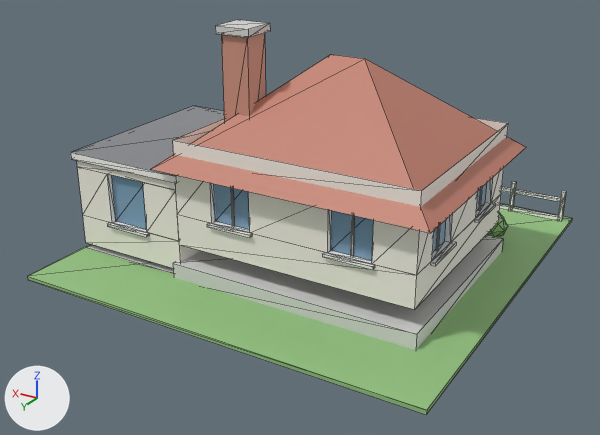
Renders of the glTF model assets/kit/buildings/r_1_1_d.glb from each side of a commit.
Both versions are drawn from a camera (50 mm lens) standing at (-11.21, 19.87, 10.8) and looking at (0.07, 1.08, 1.4). Every picture has the same lights, and +X, +Y and +Z are marked at lower left. The picture after the commit comes second. Mesh edges are drawn as thin lines. Vertices at exactly the same position are counted once.

Before the edit, the objects in view are built like this:
```python
me_r_1_1_d = bpy.data.meshes.new('r_1_1_d')
me_r_1_1_d.from_pydata(...)  # 524 vertices, 742 faces; spans x -6.0..6.02, y -6.0..6.0, z 0.0..6.95
me_r_1_1_d.materials.append(mat_wall)  # white #f6f1e7
me_r_1_1_d.materials.append(mat_brick)  # brown #ce9581
me_r_1_1_d.materials.append(mat_concrete)  # light grey #dadad7
me_r_1_1_d.materials.append(mat_trim)  # white #f9f8f3
me_r_1_1_d.materials.append(mat_roof)  # grey #898b90
me_r_1_1_d.materials.append(mat_rooftile)  # brown #c4816f
me_r_1_1_d.materials.append(mat_glass)  # blue #7ca0bc
me_r_1_1_d.materials.append(mat_door)  # beige #a08169
me_r_1_1_d.materials.append(mat_metal)  # light grey #cbd0d4
me_r_1_1_d.materials.append(mat_grass)  # green #95c481
me_r_1_1_d.materials.append(mat_paving)  # light grey #dddad4
me_r_1_1_d.materials.append(mat_asphalt)  # grey #76767c
me_r_1_1_d.materials.append(mat_leaves)  # green #95c47c
ob_r_1_1_d = bpy.data.objects.new('r_1_1_d', me_r_1_1_d)
ob_r_1_1_d.location = (0.0, 0.0, 0.0)
```
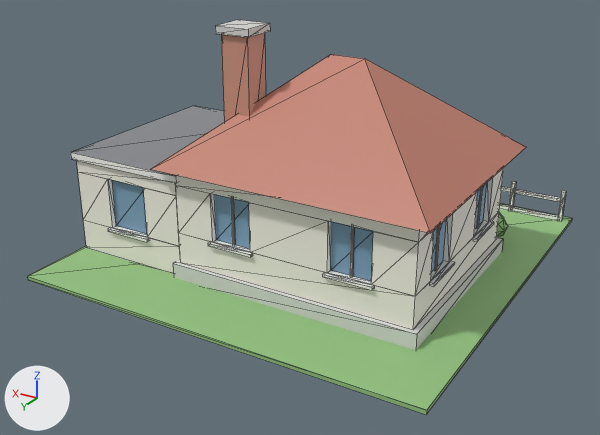
Edits to the scene script, one JSON object a line:
```json
{"block": "me_r_1_1_d", "where": "# used by ob_r_1_1_d; location = (0.0, 0.0, 0.0)"}
{"op": "remove", "block": "me_r_1_1_d", "code": "me_r_1_1_d.from_pydata(...)  # 524 vertices, 742 faces; spans x -6.0..6.02, y -6.0..6.0, z 0.0..6.95"}
{"op": "add", "block": "me_r_1_1_d", "code": "me_r_1_1_d.from_pydata(...)  # 520 vertices, 742 faces; spans x -6.0..6.02, y -6.0..6.0, z 0.0..6.95"}
{"block": "me_r_1_1_d", "change": "me_r_1_1_d part 1: the loose piece of 76 vertices spanning x -4.7..2.3, y -2.2..3.8, z 1.1..4.1 is moved by (0.0, 0.0, -0.55)"}
{"block": "me_r_1_1_d", "change": "me_r_1_1_d part 2: the loose piece of 8 vertices spanning x 0.52..0.58, y 3.66..3.7, z 2.0..3.4 is moved by (0.0, 0.0, -0.55)"}
{"block": "me_r_1_1_d", "change": "me_r_1_1_d part 3: the loose piece of 8 vertices spanning x -0.13..1.23, y 3.8..3.92, z 1.92..2.0 is moved by (0.0, 0.0, -0.55)"}
{"block": "me_r_1_1_d", "change": "me_r_1_1_d part 4: the loose piece of 8 vertices spanning x -2.98..-2.92, y 3.66..3.7, z 2.0..3.4 is moved by (0.0, 0.0, -0.55)"}
{"block": "me_r_1_1_d", "change": "me_r_1_1_d part 5: the loose piece of 8 vertices spanning x -3.63..-2.27, y 3.8..3.92, z 1.92..2.0 is moved by (0.0, 0.0, -0.55)"}
{"block": "me_r_1_1_d", "change": "me_r_1_1_d part 6: the loose piece of 8 vertices spanning x -4.6..-4.56, y 2.27..2.33, z 2.0..3.4 is moved by (0.0, 0.0, -0.55)"}
{"block": "me_r_1_1_d", "change": "me_r_1_1_d part 7: the loose piece of 8 vertices spanning x -4.82..-4.7, y 1.62..2.98, z 1.92..2.0 is moved by (0.0, 0.0, -0.55)"}
{"block": "me_r_1_1_d", "change": "me_r_1_1_d part 8: the loose piece of 8 vertices spanning x -4.6..-4.56, y -0.73..-0.67, z 2.0..3.4 is moved by (0.0, 0.0, -0.55)"}
{"block": "me_r_1_1_d", "change": "me_r_1_1_d part 9: the loose piece of 8 vertices spanning x -4.82..-4.7, y -1.38..-0.02, z 1.92..2.0 is moved by (0.0, 0.0, -0.55)"}
{"block": "me_r_1_1_d", "change": "me_r_1_1_d part 10: the loose piece of 8 vertices spanning x 3.37..4.83, y 3.8..3.92, z 1.12..1.2 is moved by (0.0, 0.0, -0.15)"}
{"block": "me_r_1_1_d", "change": "me_r_1_1_d part 11: 40 vertices removed from x 2.3..5.9, y -1.7..3.8, z 0.3..3.1; 36 vertices added at x 2.3..5.9, y -1.7..3.8, z 1.05..2.95"}
{"block": "me_r_1_1_d", "change": "other edits to the shape of me_r_1_1_d do not show in these pictures"}
```

Where the change shows, as pixel boxes (x1, y1, x2, y2) in the pictures (600 x 435 px; the box of a moved part takes in the faces that stretch with it):
```json
{"part": 1, "of": "me_r_1_1_d", "change": "moved or reshaped", "before": [173, 118, 508, 310], "after": [176, 168, 504, 330]}
{"part": 2, "of": "me_r_1_1_d", "change": "moved or reshaped", "before": [230, 188, 234, 227], "after": [231, 198, 235, 246]}
{"part": 3, "of": "me_r_1_1_d", "change": "moved or reshaped", "before": [207, 223, 252, 238], "after": [208, 242, 253, 257]}
{"part": 4, "of": "me_r_1_1_d", "change": "moved or reshaped", "before": [350, 215, 354, 257], "after": [350, 226, 354, 277]}
{"part": 5, "of": "me_r_1_1_d", "change": "moved or reshaped", "before": [322, 252, 375, 270], "after": [322, 272, 374, 290]}
{"part": 6, "of": "me_r_1_1_d", "change": "moved or reshaped", "before": [436, 225, 440, 251], "after": [434, 225, 440, 271]}
{"part": 7, "of": "me_r_1_1_d", "change": "moved or reshaped", "before": [430, 242, 456, 266], "after": [429, 261, 455, 287]}
{"part": 8, "of": "me_r_1_1_d", "change": "moved or reshaped", "before": [478, 187, 482, 210], "after": [476, 187, 482, 229]}
{"part": 9, "of": "me_r_1_1_d", "change": "moved or reshaped", "before": [474, 203, 496, 223], "after": [473, 221, 494, 242]}
{"part": 10, "of": "me_r_1_1_d", "change": "moved or reshaped", "before": [107, 222, 149, 237], "after": [108, 227, 150, 242]}
{"part": 11, "of": "me_r_1_1_d", "change": "moved or reshaped", "before": [77, 160, 200, 268], "after": [77, 160, 181, 273]}
```
